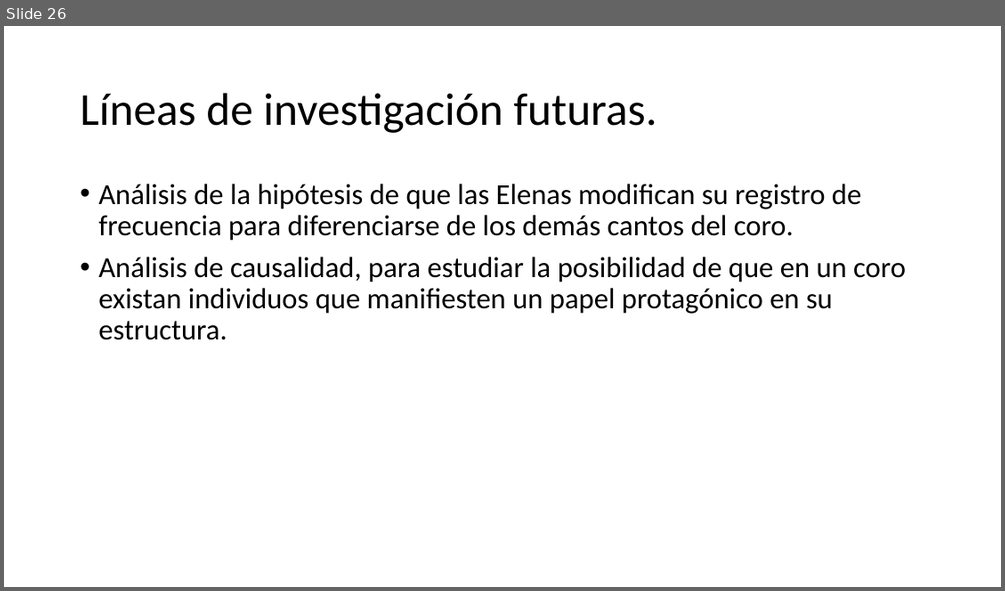
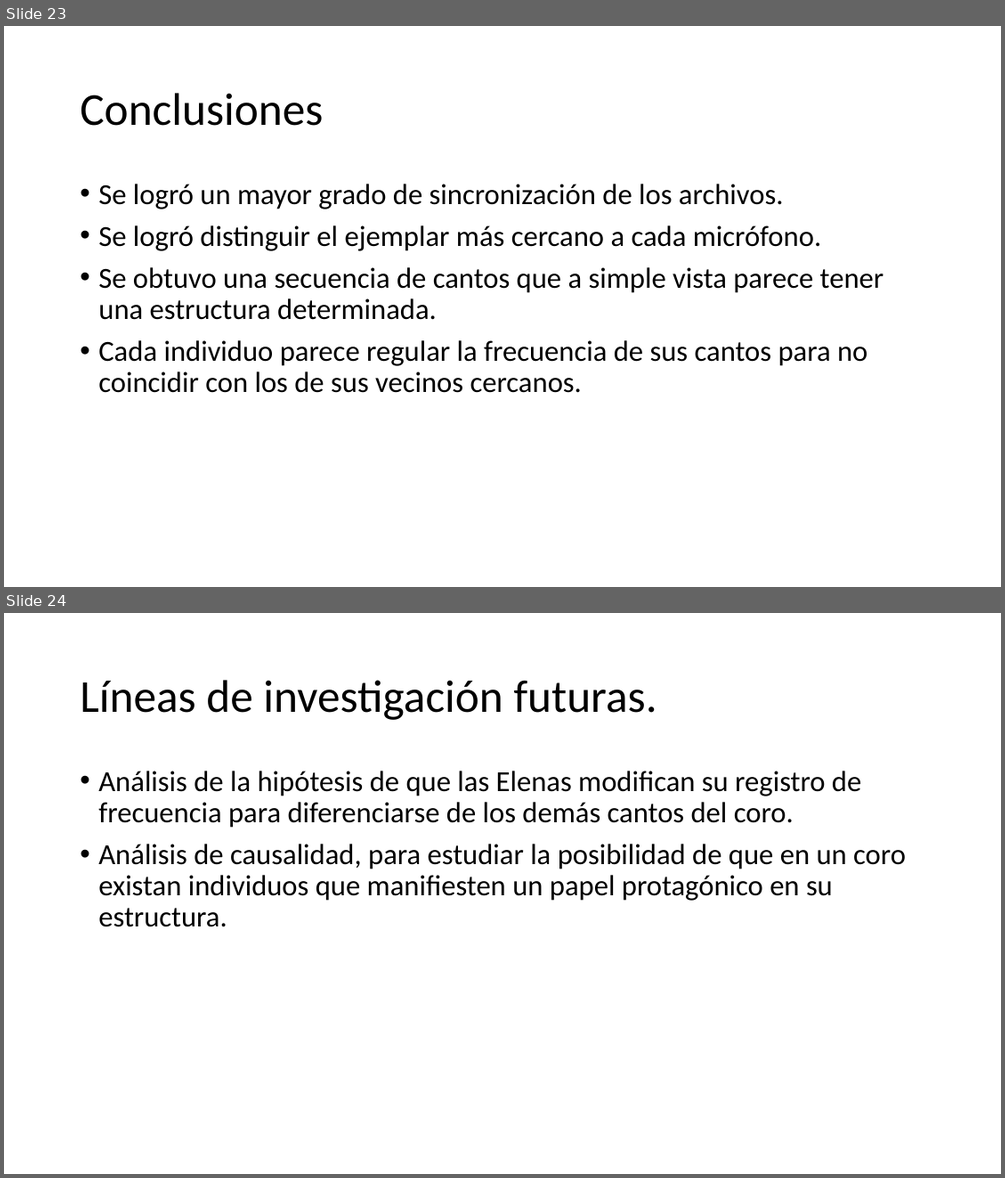
Before and after one commit to DanielMPMatCom/Identifying-Colines.-JCE-MatCom, a slide deck: presentation/Presentation.pptx. Shown one above the other, each under a label of ours: slide 26 before the commit, slides 23 and 24 after it. The pictures are 1005x591 and 1005x1178 pixels, drawn with LibreOffice and Linux fonts; fonts in the diff are those of the drawing. Boxes give left, top, right and bottom in pixels: in the first picture for what was removed or moved away, otherwise in the second. Text is boxed around its words. In the diff, an @@ line names an element or a change of style, - is before the commit and + after.

```diff
--- a/presentation/Presentation.pptx
+++ b/presentation/Presentation.pptx
@@ slide 23 added at [4, 26, 1001, 587], background #FFFFFF @@
@@ title added at [80, 93, 323, 126], 44 pt, text #000000 @@
+Conclusiones
@@ text added at [98, 184, 884, 393], 28 pt, text #000000 @@
+• Se logró un mayor grado de sincronización de los archivos.
+• Se logró distinguir el ejemplar más cercano a cada micrófono.
+• Se obtuvo una secuencia de cantos que a simple vista parece tener una estructura determinada.
+• Cada individuo parece regular la frecuencia de sus cantos para no coincidir con los de sus vecinos cercanos.
@@ what was slide 26 is now slide 24 @@
```
Also in this commit, not shown: 5 slides changed, 3 other slides added, 6 slides removed, 8 other files.
